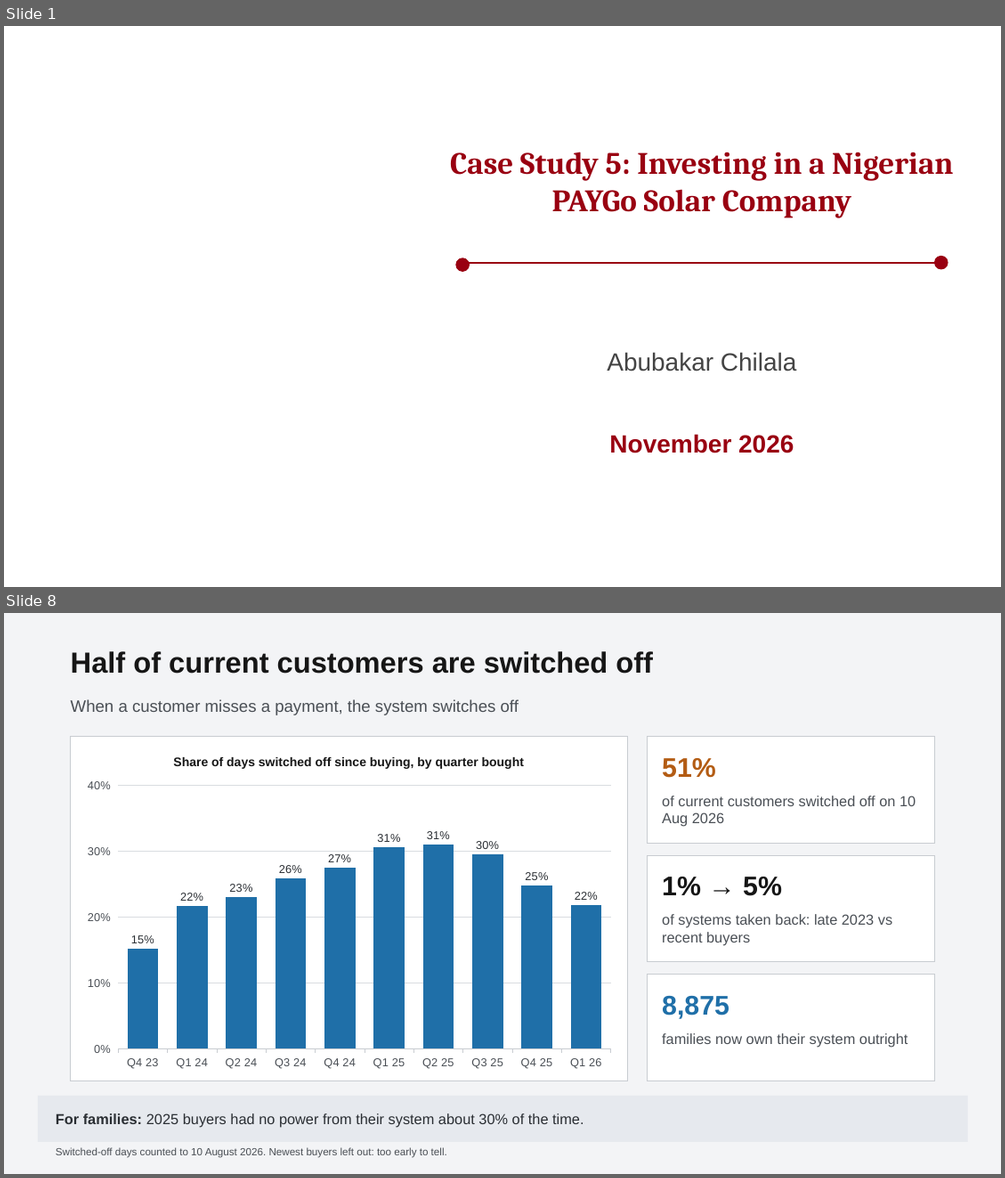
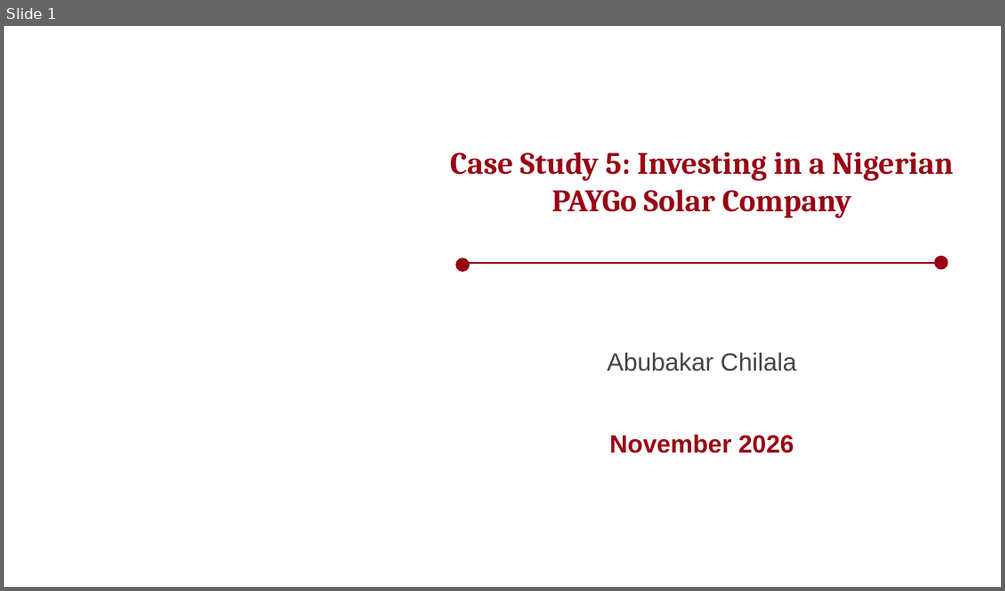
Before and after one commit to chilalaabubakar/EDA, a slide deck: case_study_5_paygo/Case_5_-_Decision_Briefing.pptx. Shown one above the other, each under a label of ours: slides 1 and 8 before the commit, slide 1 after it; the slides between them are not shown. The pictures are 1005x1178 and 1005x591 pixels, drawn with LibreOffice and Linux fonts; fonts in the diff are those of the drawing; background and template pictures are left out. Boxes give left, top, right and bottom in pixels: in the first picture for what was removed or moved away, otherwise in the second. Text is boxed around its words. In the diff, an @@ line names an element or a change of style, - is before the commit and + after.

```diff
--- a/case_study_5_paygo/Case_5_-_Decision_Briefing.pptx
+++ b/case_study_5_paygo/Case_5_-_Decision_Briefing.pptx
@@ slide 8 removed at (4,613,1001,1174), background #F3F4F6 @@
@@ text removed at (71,651,653,674) @@
-Half of current customers are switched off
@@ text removed at (71,699,518,715) @@
-When a customer misses a payment, the system switches off
@@ rectangle removed at (71,737,628,1080) @@
@@ column chart removed at (77,741,622,1076) @@
-title "Share of days switched off since buying, by quarter bought"
-categories: Q4 23, Q1 24, Q2 24, Q3 24, Q4 24, Q1 25, Q2 25, Q3 25, Q4 25, Q1 26
-Series 1: 0.15, 0.22, 0.23, 0.26, 0.27, 0.31, 0.31, 0.3, 0.25, 0.22
@@ rectangle removed at (647,737,935,843) @@
@@ text removed at (662,758,716,778) @@
-51%
@@ text removed at (662,795,915,827) @@
-of current customers switched off on 10 Aug 2026
@@ rectangle removed at (647,855,935,962) @@
@@ text removed at (662,876,782,896) @@
-1% → 5%
@@ text removed at (662,914,892,945) @@
-of systems taken back: late 2023 vs recent buyers
@@ rectangle removed at (647,974,935,1080) @@
@@ text removed at (662,996,729,1019) @@
-8,875
@@ text removed at (662,1033,908,1046) @@
-families now own their system outright
@@ rectangle removed at (38,1095,968,1142) @@
@@ text removed at (56,1113,583,1127) @@
-For families: 2025 buyers had no power from their system about 30% of the time.
@@ text removed at (56,1147,447,1158) @@
-Switched-off days counted to 10 August 2026. Newest buyers left out: too early to tell.
```
Also in this commit, not shown: 10 slides changed, 1 slide added, 5 other files.
